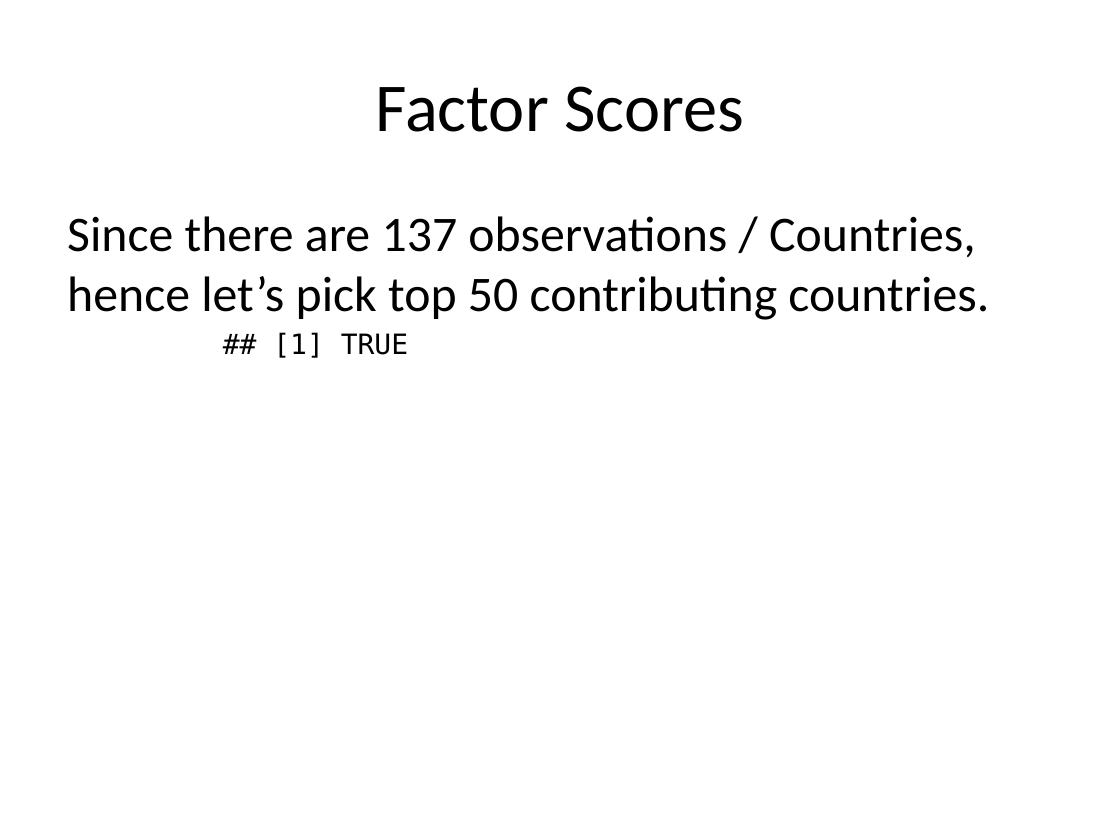
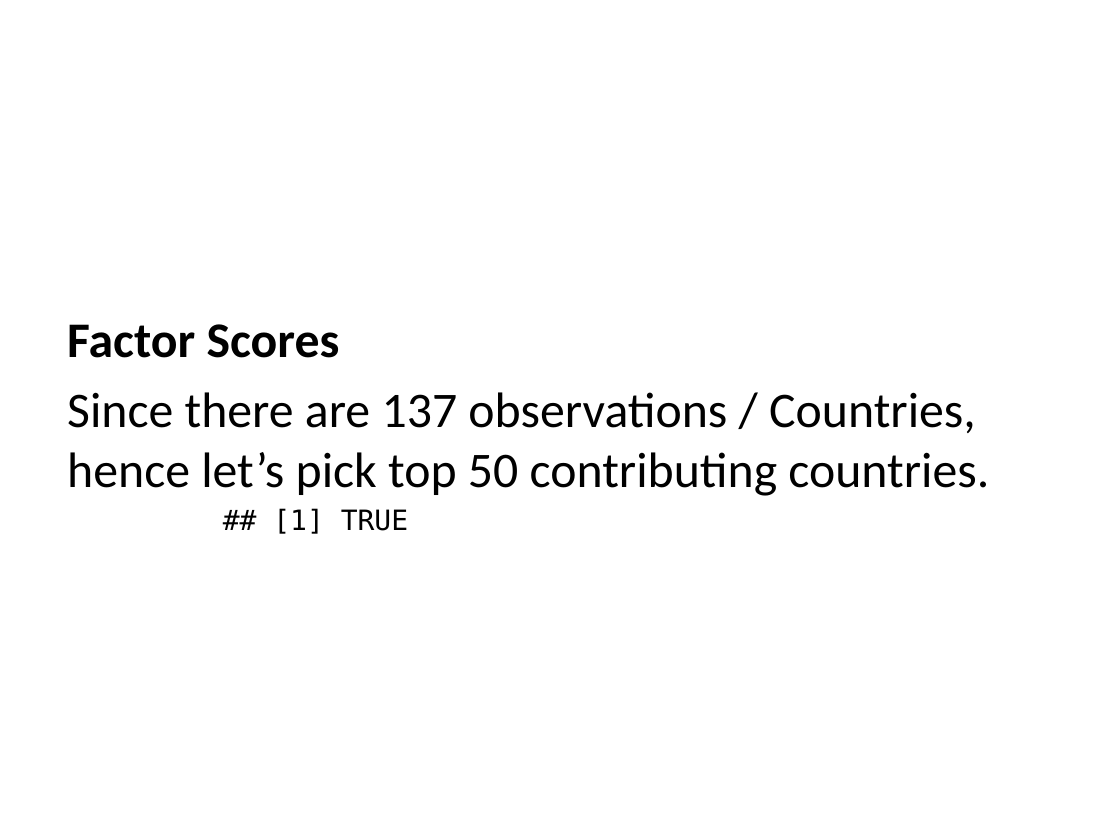
Before and after one commit to rkmalaiya/Environement_vs_Happiness, a slide deck: slide 6 of presentation/ppt1/power_point_assign1.pptx (slide 9 before the commit). Drawn at 1120x840 pixels with LibreOffice and Linux fonts; fonts in the diff are those of the drawing. Boxes give left, top, right and bottom in pixels: in the first picture for what was removed or moved away, otherwise in the second. Text is boxed around its words. In the diff, an @@ line names an element or a change of style, - is before the commit and + after.

```diff
--- a/presentation/ppt1/power_point_assign1.pptx
+++ b/presentation/ppt1/power_point_assign1.pptx
@@ title removed at (375,86,744,132) @@
-Factor Scores
@@ text at (67,324,340,358): paragraph added @@
+Factor Scores
```
Also in this commit, not shown: 3 other slides changed, 3 slides added, 6 slides removed, 10 other files.
